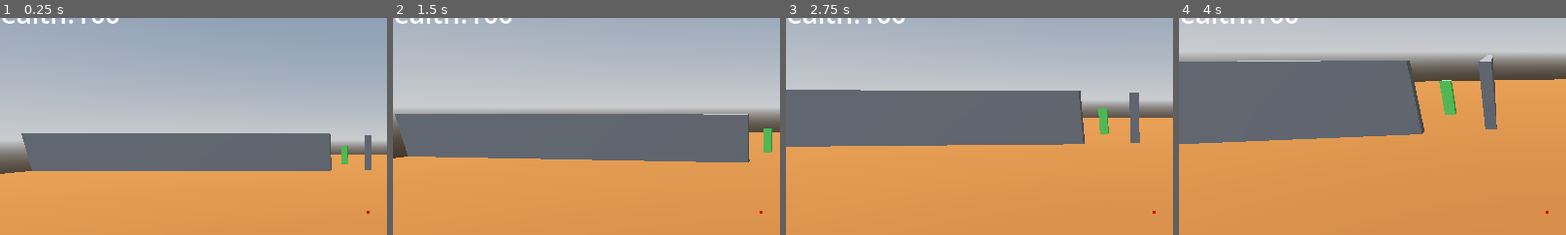
Above: before the commit, frames 1-4 (left to right).
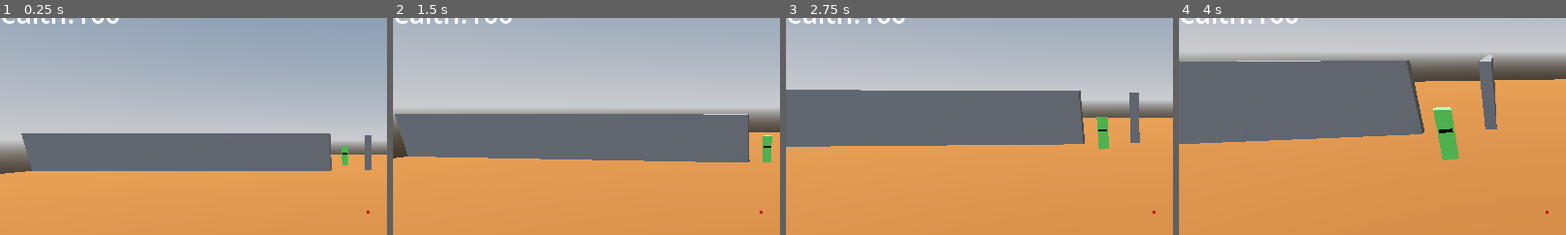
Above: after the commit, the same moments.

Repository: mohsin111111111/pkbg
Game: Godot game, scene res://world.tscn
Two runs of this game, one before a commit and one after it. Both use one fixed random seed, a clock stepped at 60 frames per second and the inputs below.
Inputs (mouse positions are % of the whole screen's width and height, from its top left):
- Up to frame 1 (0.25 s): no input
- Up to frame 2 (1.5 s): tap Enter (ui_accept) at 0.5, 0.77 s; move the mouse to (55, 50) at 0.52 s; hold Up (ui_up) from 0.53 s (still down); click (55, 50) at 0.6 s; move the mouse to (45, 50) at 1.27 s; right-click (45, 50) at 1.35 s
- Up to frame 3 (2.75 s): keep holding Up (ui_up); tap Enter (ui_accept) at 1.52 s; click (45, 50) at 1.55 s; move the mouse to (52, 48) at 2.02 s; click (52, 48) at 2.1 s
- Up to frame 4 (4 s): keep holding Up (ui_up); move the mouse to (49, 52) at 2.77 s; tap Shift (sprint) at 2.85 s; tap Enter (ui_accept) at 3.02, 3.77 s; click (49, 52) at 3.05 s; move the mouse to (57, 51) at 3.52 s; tap Alt at 3.6 s; click (57, 51) at 3.8 s
The pictures show only the part of the screen within x 3-52%, y 5-55%; the shares and areas given below are measured in that part.

The runs differ from the first frame. In frame 1, less than 0.1% of the frame differs, in the area x 88-90%, y 58-68%; in frame 2, 0.2%; in frame 3, 0.4%; in frame 4, 1.5%, in the area x 65-73%, y 28-66%.

Commit message:
fixed all bugs and made them eyes direction

Diff:
--- a/enemy.gd
+++ b/enemy.gd
@@ -5,34 +5,37 @@
 @export var holds_key= false
 @export var is_guard = false
 var key_blueprint = preload("res://red_key.tscn")
-#var speed = 2.0
-@onready var player = get_tree().get_first_node_in_group("Player")
-#@onready var nav_agent = $'NavigationAgent3D'
+var player = null
+func _ready():
+	print("A zombie just spawnned! Is it a guard?" , is_guard)
+
 func _physics_process(delta):
 	if not is_on_floor():
 		velocity.y -= gravity * delta
-	if player !=null:
+	if player == null:
+		player = get_tree().get_first_node_in_group("Player")
+	if player != null:
 		if is_guard == false:
 			var direction = global_position.direction_to(player.global_position)
 			direction.y = 0
-		#nav_agent.target_position = player.global_position
-		#var next_location = nav_agent.get_next_path_position()
-		#var direction = (next_location-global_position).normalized()
 			velocity.x = direction.x * SPEED
 			velocity.z = direction.z * SPEED
-	elif is_guard == true:
-		velocity.x = 0
-		velocity.z = 0
+		elif is_guard == true:
+			velocity.x = 0
+			velocity.z = 0
 		look_at(Vector3(player.global_position.x, global_position.y, player.global_position.z),Vector3.UP)
-		move_and_slide()
+	move_and_slide()
 func take_damage():
 	health -= 1
+	print("Body took damage! Health is now: ", health)
 	if health <= 0:
+		print("Health hit 0. Zombie is dying!")
 		if holds_key == true:
 			var dropped_key = key_blueprint.instantiate()
 			get_parent().add_child(dropped_key)
 			dropped_key.global_position = self.global_position +  Vector3(0,1,0)
-		player.add_score(1)
+		if player !=null:
+			player.add_score(1)
 		queue_free()
 
 
--- a/enemy.tscn
+++ b/enemy.tscn
@@ -10,13 +10,15 @@
 size = Vector3(1, 3, 1)
 
 [sub_resource type="SphereShape3D" id="SphereShape3D_7k104"]
-radius = 0.7
+radius = 0.7501762
 
 [sub_resource type="SphereShape3D" id="SphereShape3D_4gyqm"]
 radius = 1.5
 
+[sub_resource type="StandardMaterial3D" id="StandardMaterial3D_4gyqm"]
+albedo_color = Color(0, 0.003921569, 0.003921569, 1)
+
 [node name="Enemy" type="CharacterBody3D" unique_id=520630786]
-transform = Transform3D(1, 0, 0, 0, 1, 0, 0, 0, 1, 0, 1.5018547, 0)
 script = ExtResource("1_7k104")
 
 [node name="CSGBox3D" type="CSGBox3D" parent="." unique_id=2076974408]
@@ -40,4 +42,9 @@
 [node name="CollisionShape3D" type="CollisionShape3D" parent="AttackZone" unique_id=1166689608]
 shape = SubResource("SphereShape3D_4gyqm")
 
+[node name="Visor" type="CSGBox3D" parent="." unique_id=3874964]
+transform = Transform3D(1, 0, 0, 0, 1, 0, 0, 0, 1, 0, 0.3, -0.5)
+size = Vector3(0.8, 0.2, 0.1)
+material = SubResource("StandardMaterial3D_4gyqm")
+
 [connection signal="body_entered" from="AttackZone" to="." method="_on_attack_zone_body_entered"]
--- a/head.gd
+++ b/head.gd
@@ -3,8 +3,46 @@
 
 func take_damage():
 	print("BOOM HEADSHOT!")
-	var zombie=get_parent()
+	var main_zombie=get_parent()
+	if main_zombie != null and main_zombie.has_method("take_damage"):
+		main_zombie.health = 0
+		main_zombie.take_damage(
 
-	zombie.take_damage()
-	zombie.take_damage()
-	zombie.take_damage()
+
+
+
+
+
+
+
+
+
+
+
+
+
+
+
+
+
+
+
+
+
+
+
+
+
+
+
+
+
+
+
+
+
+
+
+
+
+		)
--- a/player.gd
+++ b/player.gd
@@ -49,6 +49,9 @@
 		camera.rotation.x=clamp(camera.rotation.x,deg_to_rad(-90),deg_to_rad(90))
 		if raycast.is_colliding():
 			var hit_object = raycast.get_collider()
+
+			print("---PULLED TRIGGER---")
+			print("My laser just hit :",hit_object.name)
 			if hit_object.has_method("take_damage"):
 				hit_object.take_damage()
 			elif hit_object.get_parent() !=null and hit_object.get_parent().has_method("take_damage"):
--- a/spawner.gd
+++ b/spawner.gd
@@ -5,4 +5,6 @@
 func _on_timer_timeout():
 	var new_zombie = enemy_blueprint.instantiate()
 	get_parent().add_child(new_zombie)
-	new_zombie.global_position = self.global_position
+	var random_x = randf_range(-3.0 ,3.0)
+	var random_z = randf_range(-3.0 , 3.0)
+	new_zombie.global_position = self.global_position + Vector3(random_x , 0 , random_z)
--- a/world.tscn
+++ b/world.tscn
@@ -24,7 +24,7 @@
 [sub_resource type="CapsuleShape3D" id="CapsuleShape3D_fj7yv"]
 
 [sub_resource type="NavigationMesh" id="NavigationMesh_fj7yv"]
-vertices = PackedVector3Array(-50.118896, 0, -49.5, -50.118896, 0, 49.5, 48.881104, 0, 49.5, 48.881104, 0, -49.5)
+vertices = PackedVector3Array(-50.118896, -5.9604645e-08, -49.5, -50.118896, -5.9604645e-08, 49.5, 48.881104, -5.9604645e-08, 49.5, 48.881104, -5.9604645e-08, -49.5)
 polygons = [PackedInt32Array(3, 2, 0), PackedInt32Array(0, 2, 1)]
 
 [sub_resource type="StandardMaterial3D" id="StandardMaterial3D_fj7yv"]
@@ -49,15 +49,15 @@
 environment = SubResource("Environment_aqk2v")
 
 [node name="Enemy" parent="." unique_id=520630786 instance=ExtResource("2_fj7yv")]
-transform = Transform3D(1, 0, 0, 0, 1, 0, 0, 0, 1, -3.8645117, 1.5, -5.3083224)
+transform = Transform3D(1, 0, 0, 0, 1, 0, 0, 0, 1, -3.8645117, 1.843965, -5.3083224)
 
 [node name="Enemy2" parent="." unique_id=1530459836 instance=ExtResource("2_fj7yv")]
-transform = Transform3D(1, 0, 0, 0, 1, 0, 0, 0, 1, -40.22572, 0.7687483, -32.870373)
+transform = Transform3D(1, 0, 0, 0, 1, 0, 0, 0, 1, -40.22572, 2.0676956, -32.870373)
 holds_key = true
 is_guard = true
 
 [node name="Enemy3" parent="." unique_id=1648178145 instance=ExtResource("2_fj7yv")]
-transform = Transform3D(1, 0, 0, 0, 1, 0, 0, 0, 1, -32.51987, 0.851923, -41.061012)
+transform = Transform3D(1, 0, 0, 0, 1, 0, 0, 0, 1, -32.51987, 2.1508703, -41.061012)
 
 [node name="DirectionalLight3D" type="DirectionalLight3D" parent="." unique_id=1298992977]
 transform = Transform3D(1, 0, 0, 0, 0.060421377, 0.99817294, 0, -0.99817294, 0.060421377, 0, 5.9280605, 0)
@@ -152,4 +152,4 @@
 transform = Transform3D(1, 0, 0, 0, 1, 0, 0, 0, 1, -21.273579, 1.6136703, 33.02619)
 
 [node name="Spawner" parent="." unique_id=1778161684 instance=ExtResource("7_pkg7o")]
-transform = Transform3D(1, 0, 0, 0, 1, 0, 0, 0, 1, -19, 2, 26)
+transform = Transform3D(1, 0, 0, 0, 1, 0, 0, 0, 1, -19, 3.6267223, 26)
